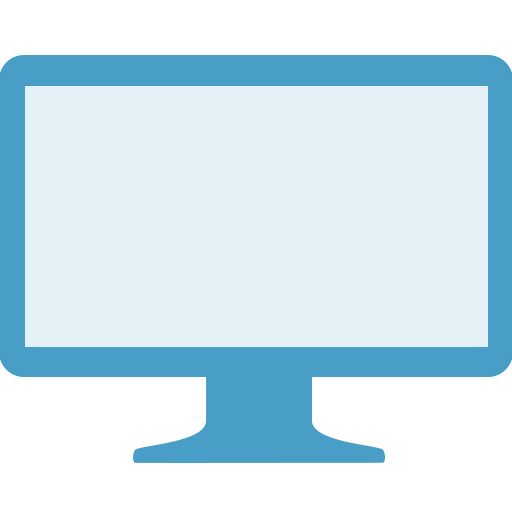
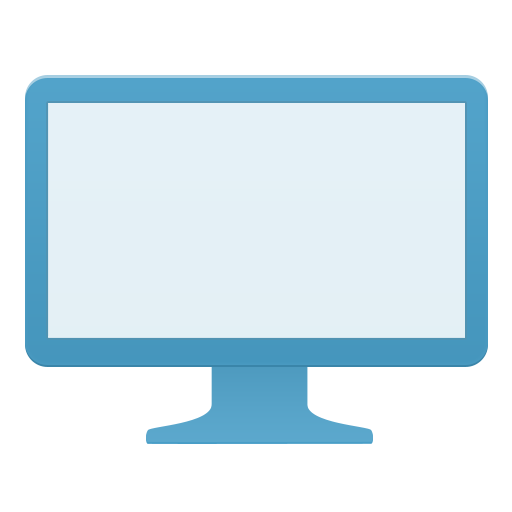
Two versions of the same layered image (w=512, h=512). Layer-by-layer changes:
painted on "Layer 1" over [25, 86, 488, 347]
painted on "Rounded Rectangle 1" over [0, 55, 512, 377]
painted on "Shape 1" over [133, 337, 385, 463]
